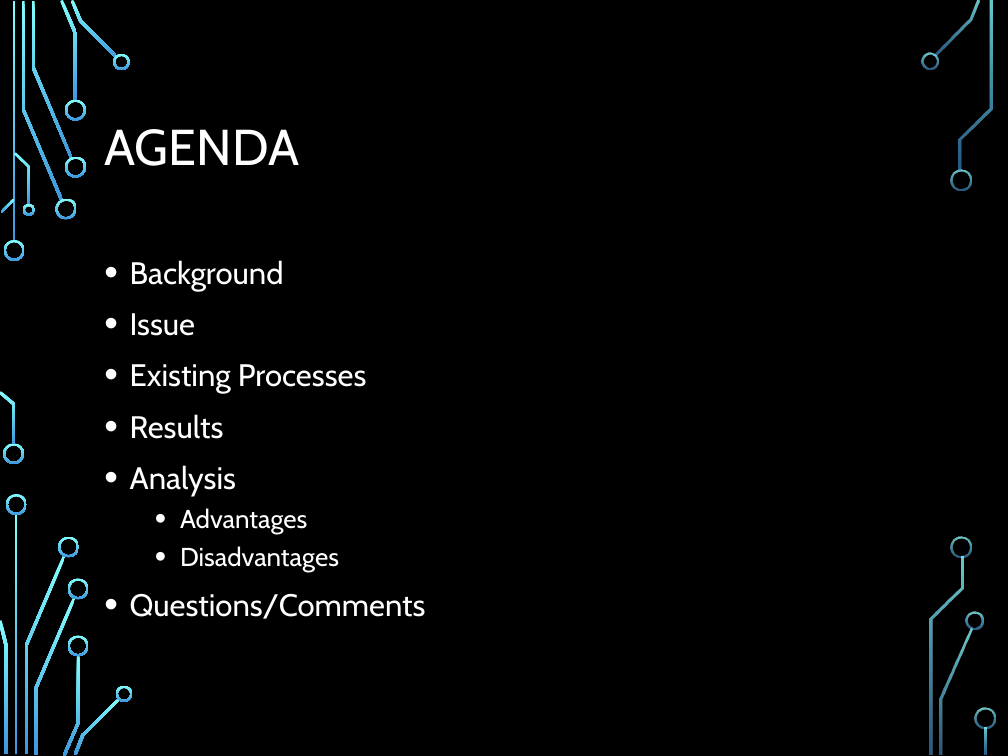
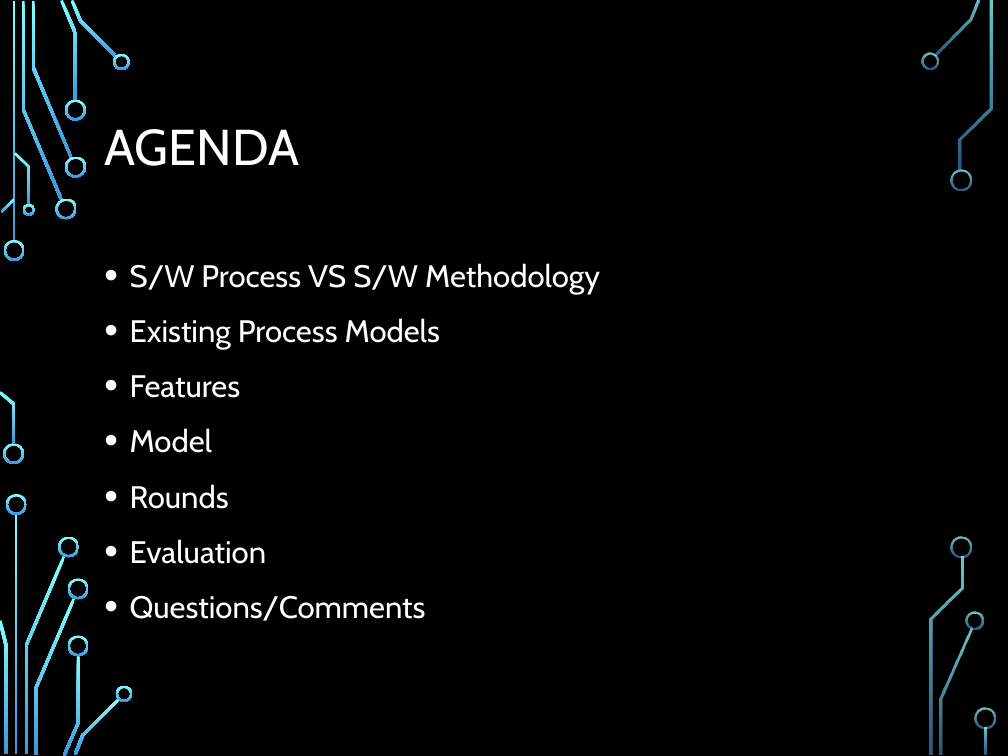
Before and after one commit to Polo08816/AdvancedWebDevelopment, a slide deck: slide 2 of Reading Presentation/SpiralSoftwareDevelopment.pptx. Drawn at 1008x756 pixels with LibreOffice and Linux fonts; fonts in the diff are those of the drawing; background and template pictures are left out. Boxes give left, top, right and bottom in pixels: in the first picture for what was removed or moved away, otherwise in the second. Text is boxed around its words. In the diff, an @@ line names an element or a change of style, - is before the commit and + after.

```diff
--- a/Reading Presentation/SpiralSoftwareDevelopment.pptx
+++ b/Reading Presentation/SpiralSoftwareDevelopment.pptx
@@ text at bbox=[130, 263, 600, 564]: text changed @@
-• Background
-• Issue
-• Existing Processes
-• Results
-• Analysis
-  • Advantages
-  • Disadvantages
+• S/W Process VS S/W Methodology
+• Existing Process Models
+• Features
+• Model
+• Rounds
+• Evaluation
@@ text at bbox=[130, 595, 426, 621]: line spacing 1 to 1.1 @@
```
Also in this commit, not shown: 4 other slides changed, 1 slide added, 1 other file.
